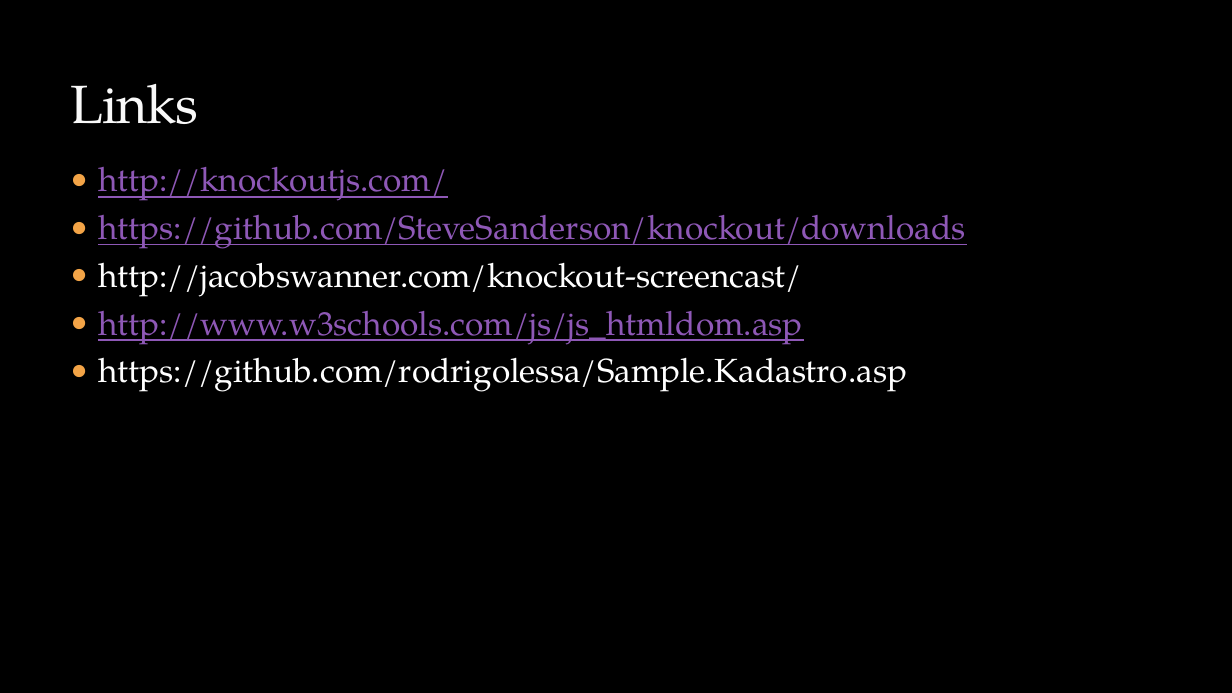
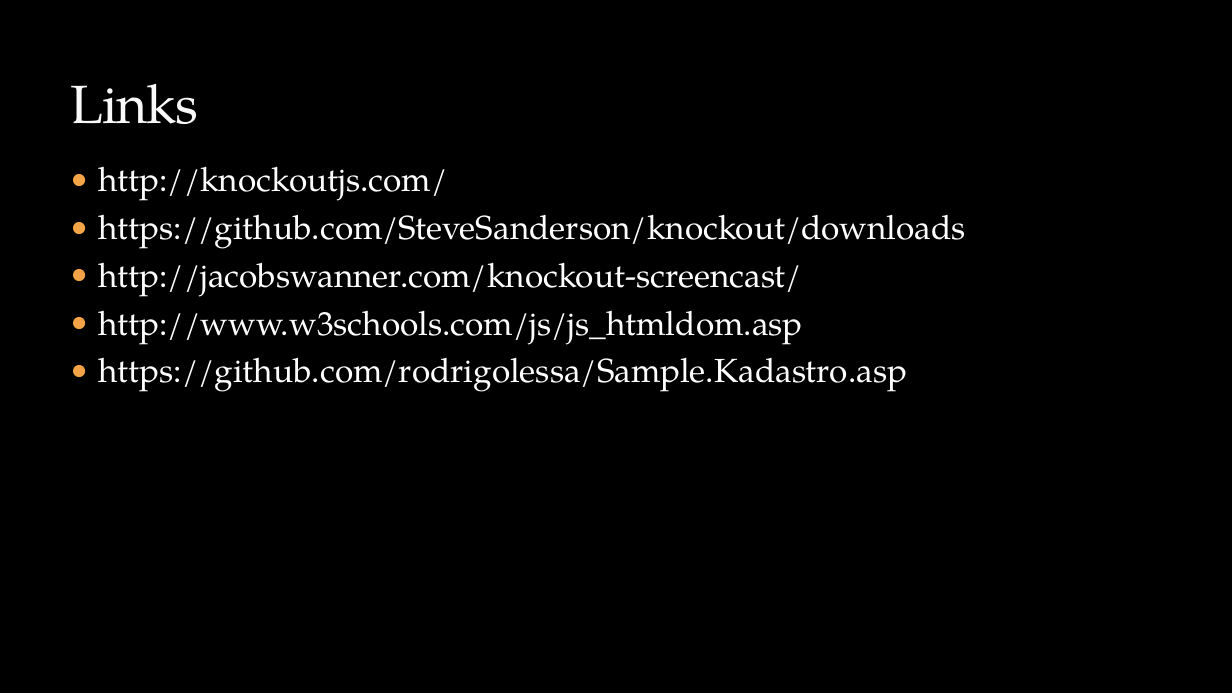
Before and after one commit to rodrigolessa/Sample.Kadastro.Knockout, a slide deck: slide 16 of Apresentacao.Knockout.JS/Knockout.JS.2014.04.pptx (slide 14 before the commit). Drawn at 1232x693 pixels with LibreOffice and Linux fonts; fonts in the diff are those of the drawing; background and template pictures are left out. Boxes give left, top, right and bottom in pixels: in the first picture for what was removed or moved away, otherwise in the second. Text is boxed around its words. In the diff, an @@ line names an element or a change of style, - is before the commit and + after.

```diff
--- a/Apresentacao.Knockout.JS/Knockout.JS.2014.04.pptx
+++ b/Apresentacao.Knockout.JS/Knockout.JS.2014.04.pptx
@@ text at (98, 166, 965, 345): text colour #8E58B6 to #FFFFFF, underline off in "http://knockoutjs.com/", "https://github.com/SteveSanderson/knockout/downloads", "http://www.w3schools.com/js/js_htmldom.asp" @@
```
Also in this commit, not shown: 3 other slides changed, 2 slides added, 1 other file.
